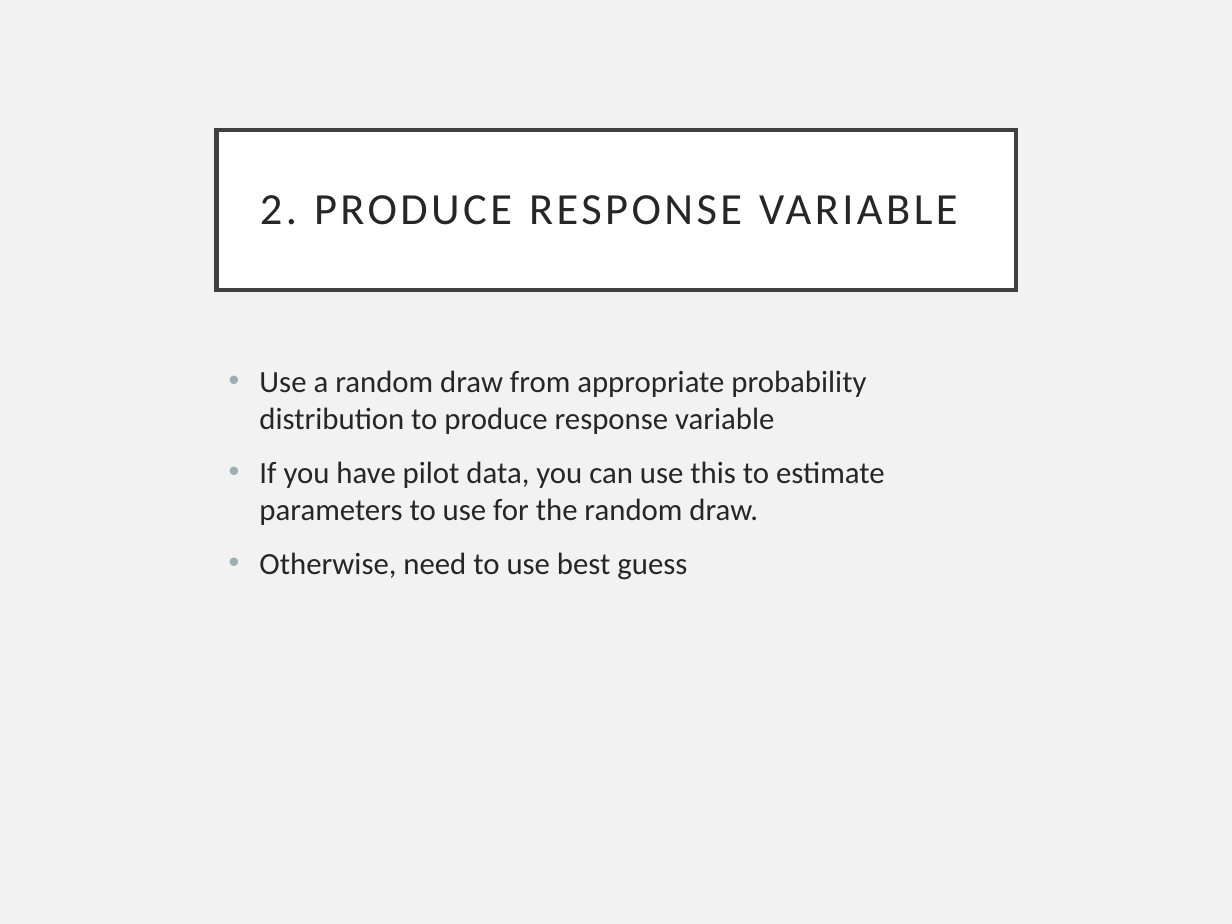
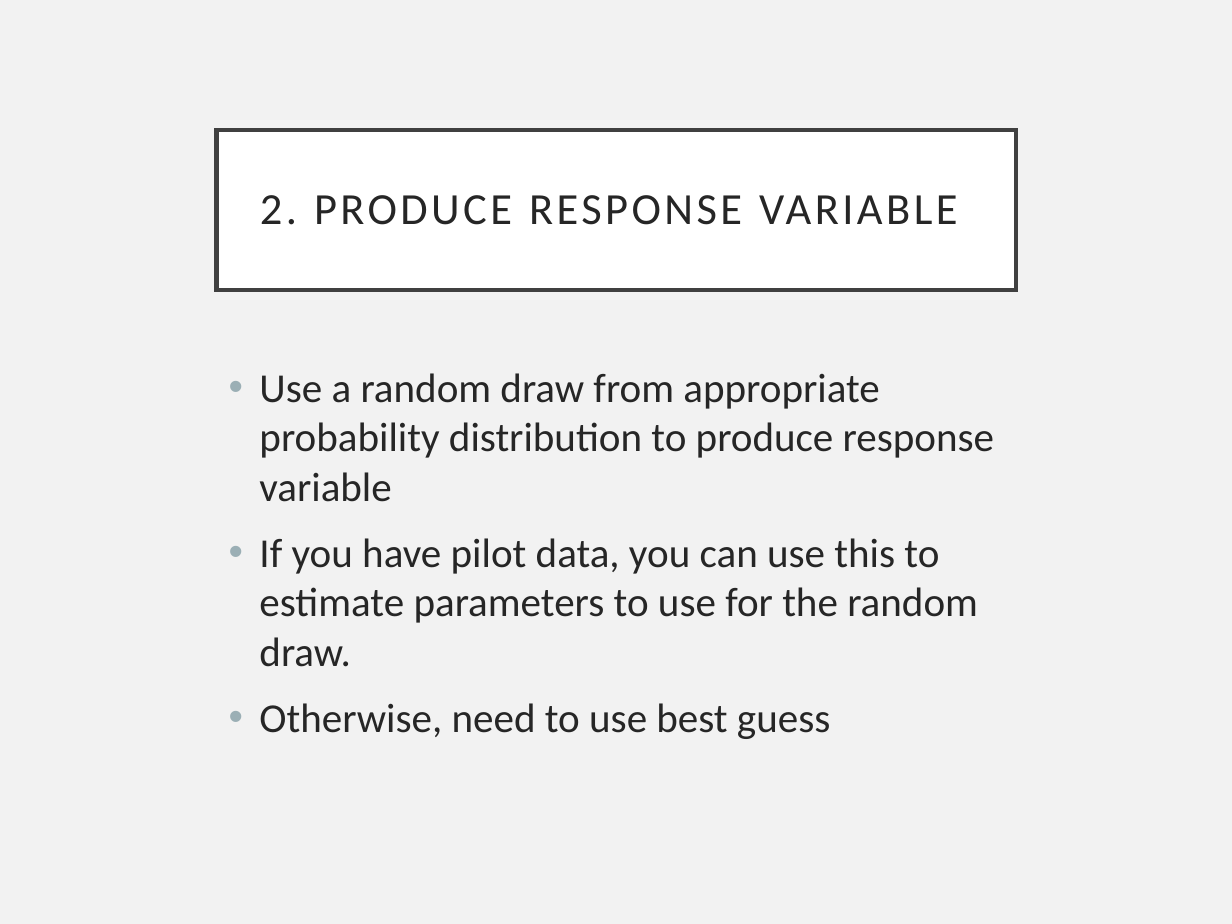
Before and after one commit to EEOB590A-Data-Science-in-R-Fall2021/CourseMaterials, a slide deck: slide 5 of 5. Simulating Data/SimulatingData.pptx. Drawn at 1232x924 pixels with LibreOffice and Linux fonts; fonts in the diff are those of the drawing. Boxes give left, top, right and bottom in pixels: in the first picture for what was removed or moved away, otherwise in the second. Text is boxed around its words. In the diff, an @@ line names an element or a change of style, - is before the commit and + after.

```diff
--- a/5. Simulating Data/SimulatingData.pptx
+++ b/5. Simulating Data/SimulatingData.pptx
@@ text "Use a random draw from ..." at [259, 373, 994, 739]: size 18 to 24 pt @@
```
Also in this commit, not shown: 9 other slides changed, 4 slides added, 2 other files.
